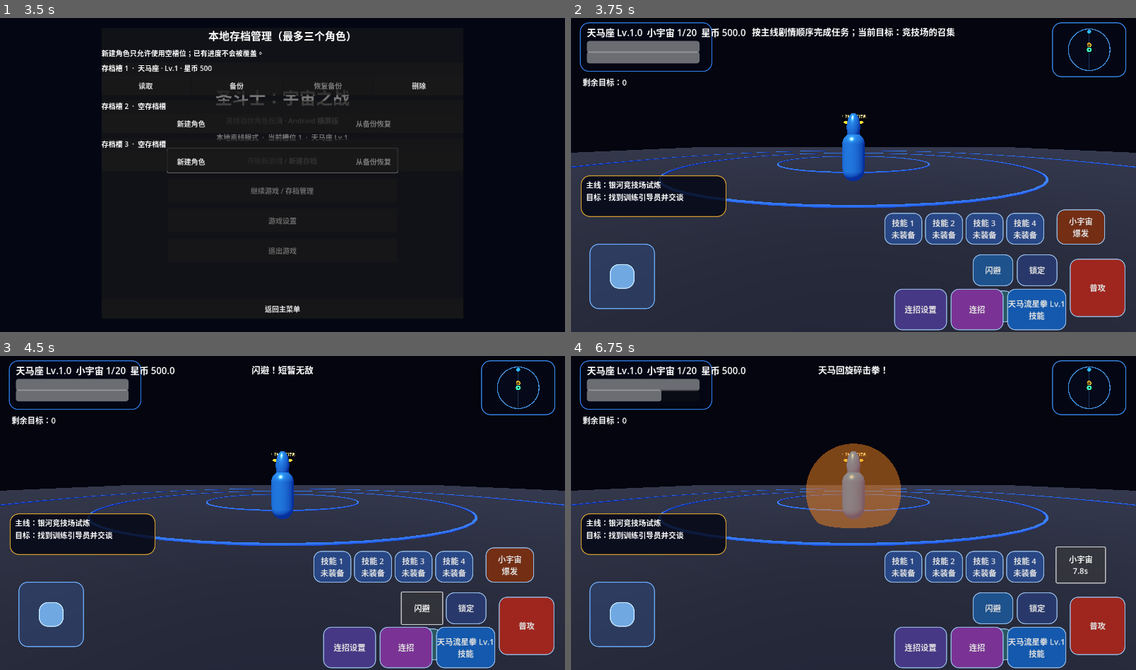
Above: before the commit, frames 1-4 (two rows, left to right).
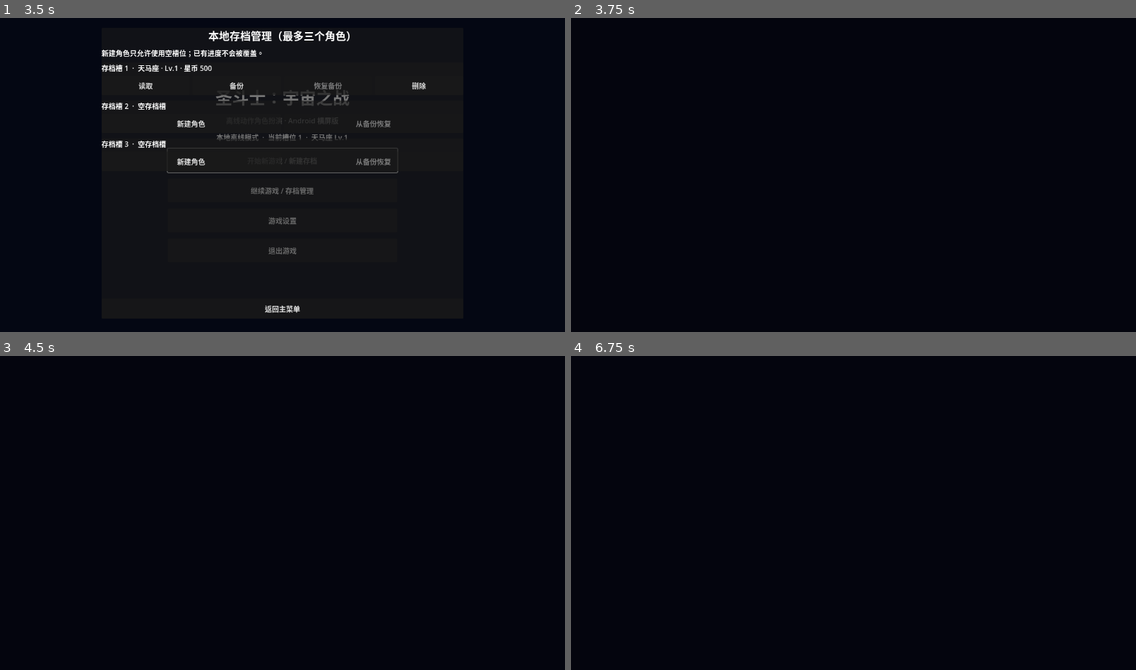
Above: after the commit, the same moments.

Repository: Qazwesrd/Saint-Seiya-Universe-War
Game: Godot game, scene res://scenes/main_menu.tscn
The game is run twice, just before and just after one commit, with the same random seed, the same clock (stepped at 60 frames per second) and the same inputs.
Inputs (mouse positions are in pixels of both pictures, inside the frame that each line leads up to):
- Up to frame 1 (3.5 s): click "开始新游戏 / 新建存档" at 0.5 s; click "开始新游戏 / 新建存档" at 1.25 s; click "继续游戏 / 存档管理" at 2 s; click "游戏设置" at 2.75 s
- Up to frame 2 (3.75 s): click "读取" at 3.5 s
- Up to frame 3 (4.5 s): click (423, 607) at 4.25 s, where only the run before the commit has a clickable "闪避"
- Up to frame 4 (6.75 s): click (994, 644) at 5 s, where only the run before the commit has a clickable "防御"; click (1034, 607) at 5.75 s, where only the run before the commit has a clickable "锁定"; click (1079, 566) at 6.5 s, where only the run before the commit has a clickable "小宇宙 爆发"

Frame 1 is identical in both runs. In frame 2, 59% of the frame differs, in the area x 0-100%, y 1-100%; in frame 3, 59%; in frame 4, 60%.
Error after the commit: Parse Error: Could not preload resource script "res://scripts/player.gd". (res://scripts/game.gd:2)

Commit message:
Prevent support abilities from dealing unintended damage

Diff:
--- a/game/scripts/player.gd
+++ b/game/scripts/player.gd
@@ -433,8 +433,8 @@
         reach += 2.0
     var cone := 360.0 if ("范围" in str(ability.get("role", "")) or "领域" in ability_type or "震地" in ability_type) else float(class_data.get("cone", 145.0))
     _flash(class_data.get("color", Color(0.25, 0.72, 1.0)))
-    if not ("防御" in ability_type or "护盾" in ability_type or "治疗" in ability_type or "恢复" in ability_type or "复苏" in ability_type or "回能" in ability_type or "资源" in ability_type or "增益" in ability_type or "守护" in ability_type or "格挡" in ability_type or "霸体" in ability_type or "净化" in ability_type or "闪避" in ability_type):
-        game.call("damage_nearby_combat", damage, reach, cone, float(class_data.get("knockback", 3.5)) * 1.15, float(class_data.get("launch", 1.0)), float(class_data.get("stagger", 0.5)))
+    if not SkillSystem.is_support_ability(ability):
+game.call("damage_nearby_combat", damage, reach, cone, float(class_data.get("knockback", 3.5)) * 1.15, float(class_data.get("launch", 1.0)), float(class_data.get("stagger", 0.5)))
     game.call("apply_ability_effect", class_id, ability, reach)
     game.call("spawn_effect", global_position + (-global_transform.basis.z * 2.5) + Vector3.UP, class_data.get("color", Color(0.25, 0.72, 1.0)), 2.2)
     game.call("show_notice", str(ability.get("name", "职业技能")) + "！")
